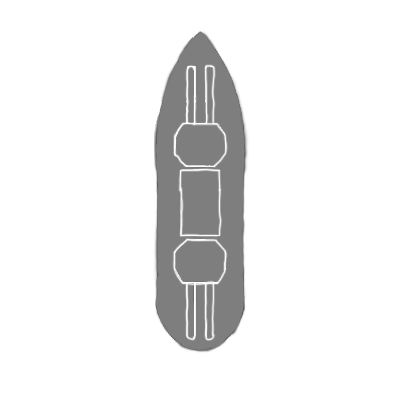
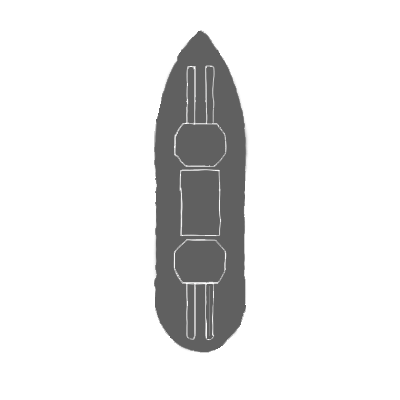
Two versions of the same layered image (w=400, h=400). Layer-by-layer changes:
painted on "Layer 2" over [154, 30, 246, 353]
